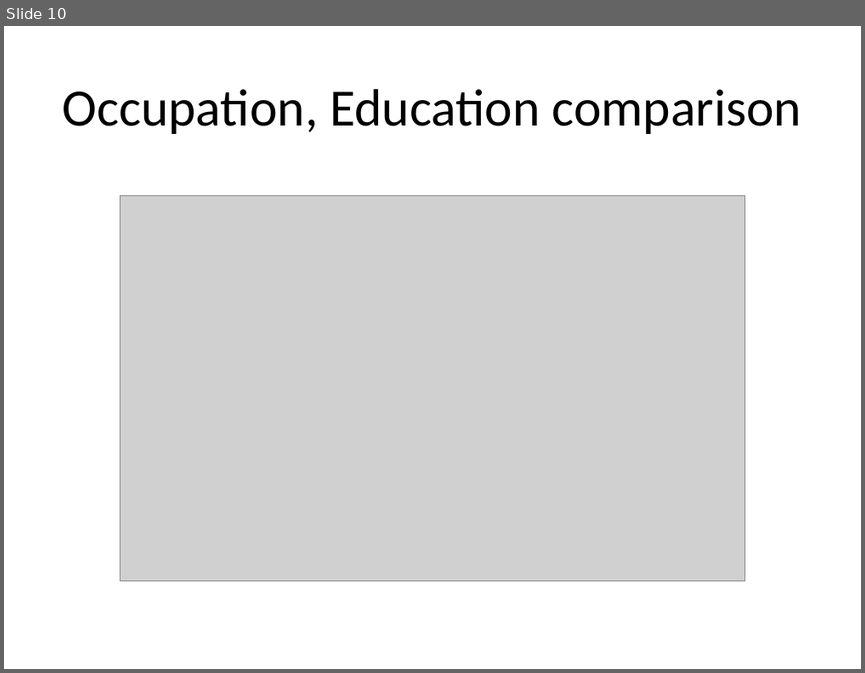
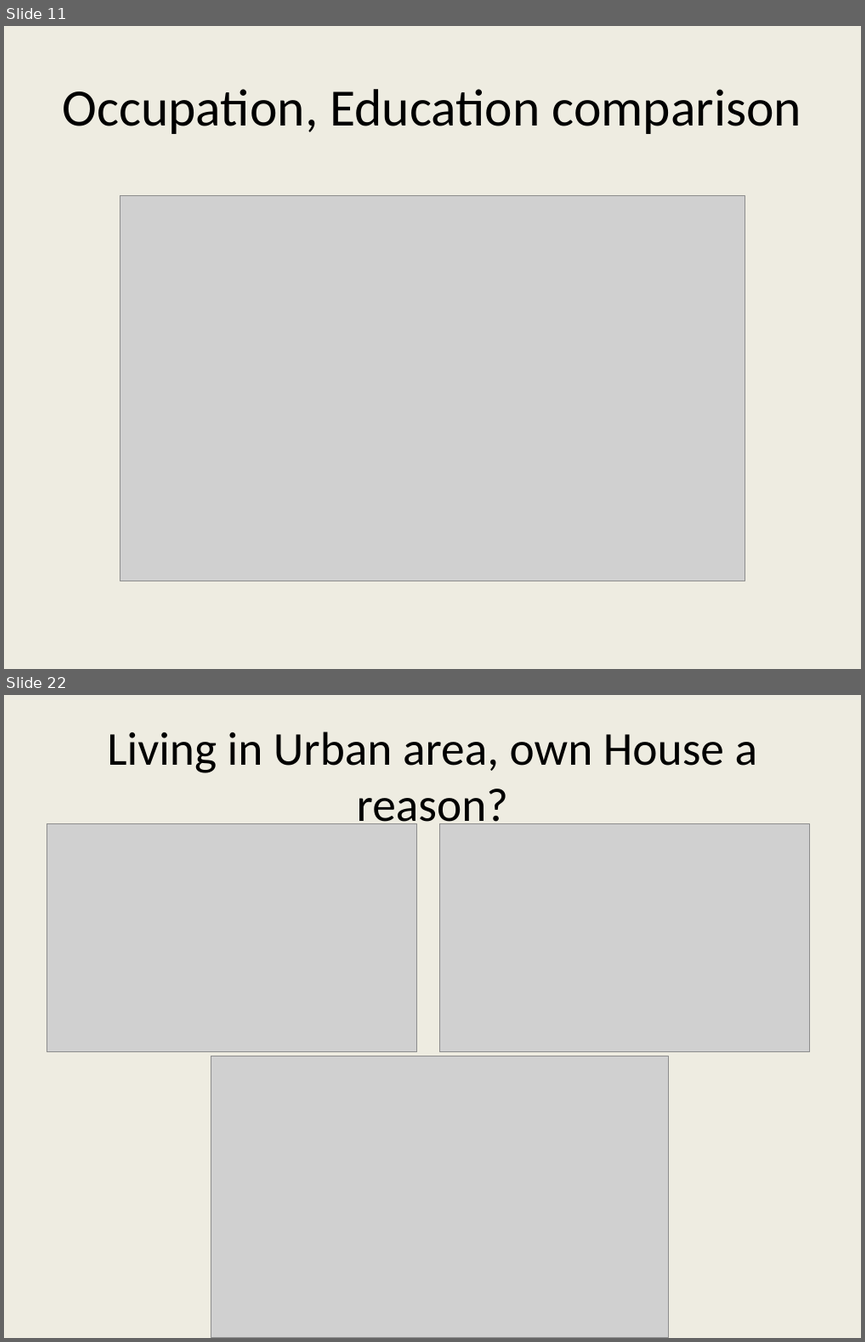
Before and after one commit to ishgupta/National-Longitudinal-Mortality-Study-, a slide deck: output/Suicidal Catalysts.pptx. Shown one above the other, each under a label of ours: slide 10 before the commit, slides 11 and 22 after it; the slides between them are not shown. The pictures are 865x673 and 865x1342 pixels, drawn with LibreOffice and Linux fonts; fonts in the diff are those of the drawing; grey boxes stand for pictures. Boxes give left, top, right and bottom in pixels: in the first picture for what was removed or moved away, otherwise in the second. Text is boxed around its words. In the diff, an @@ line names an element or a change of style, - is before the commit and + after.

```diff
--- a/output/Suicidal Catalysts.pptx
+++ b/output/Suicidal Catalysts.pptx
@@ slide 22 added at box(4, 695, 861, 1338), background #EEECE1 @@
@@ title added at box(107, 732, 758, 833), 39.6 pt, text #000000 @@
+Living in Urban area, own House a reason?
@@ picture added at box(46, 823, 417, 1052) @@
@@ picture added at box(439, 823, 810, 1052) @@
@@ picture added at box(211, 1055, 668, 1338) @@
@@ what was slide 10 is now slide 11 @@
@@ slide 11 changed as well @@
@@ background #FFFFFF to #EEECE1 @@
```
Also in this commit, not shown: 7 other slides changed, 15 other slides added, 3 slides removed, 1 other file.
